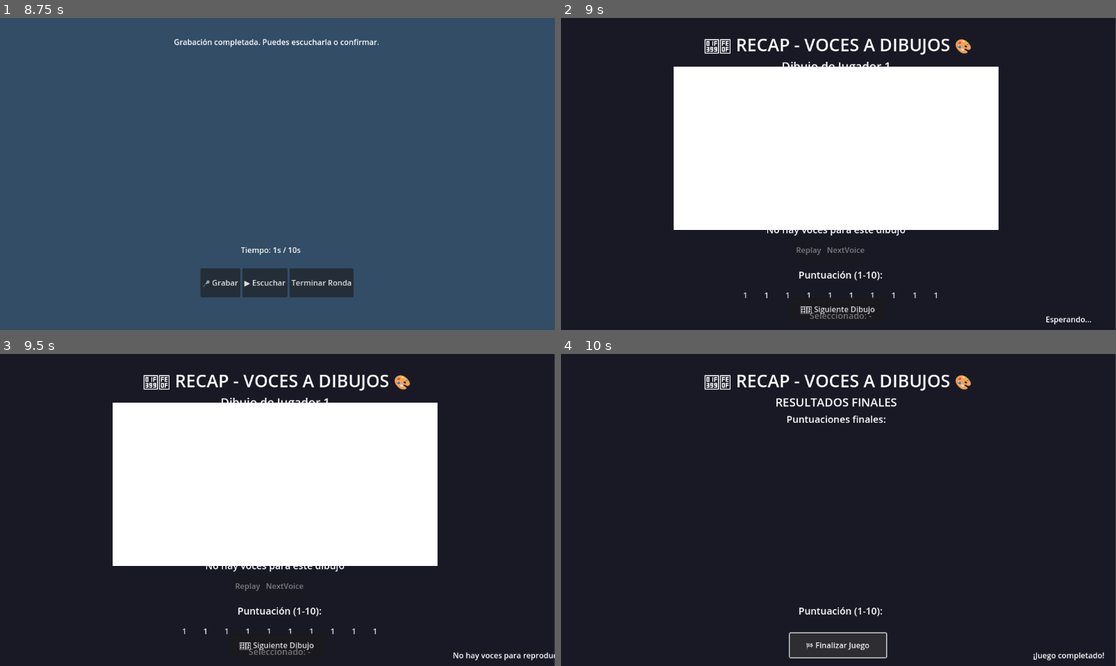
Above: before the commit, frames 1-4 (two rows, left to right).
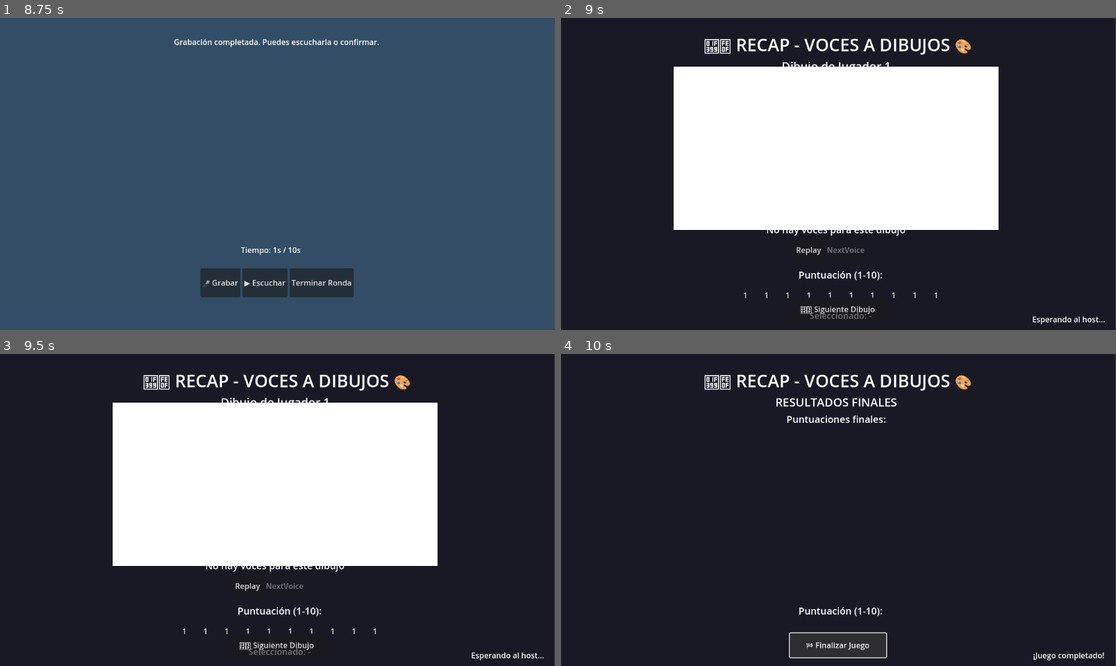
Above: after the commit, the same moments.

Repository: NHerreroo/VoiceActorGame
Game: Godot game, scene res://scenes/Main.tscn
The game is run twice, just before and just after one commit, with the same random seed, the same clock (stepped at 60 frames per second) and the same inputs.
Inputs:
- Up to frame 1 (8.75 s): click "Default" at 0.5 s; click "Test" at 1.25 s; click "Default" at 2 s; click "Test" at 2.75 s; click "Default" at 3.5 s; click "Test" at 4.25 s; click "Host Game" at 5 s; click "Start" at 5.75 s; click "Finish" at 6.5 s; click "🎤 Grabar" at 7.25 s; click "⏹️ Parar" at 8 s
- Up to frame 2 (9 s): click "Terminar Ronda" at 8.75 s
- Up to frame 3 (9.5 s): no input
- Up to frame 4 (10 s): click "⏭️ Siguiente Dibujo" at 9.5 s

Frame 1 is identical in both runs. In frame 2, 0.2% of the frame differs, in the area x 42-98%, y 73-99%; in frame 3, 0.3%, in the area x 42-100%, y 73-99%; in frame 4, nothing differs.

Commit message:
Sync imagenes

Diff:
--- a/autoload/GameManager.gd
+++ b/autoload/GameManager.gd
@@ -9,8 +9,6 @@
 
 var finished_players := []
 var drawings_submitted := []  # IDs de jugadores que ya enviaron dibujos
-
-# Nueva variable para la ronda de voz
 var voice_finished_players := []  # IDs de jugadores que terminaron la ronda de voz
 
 var players := {}      # peer_id -> name
@@ -21,17 +19,48 @@
 var current_drawing_index := 0
 var drawings_to_record := []  # IDs de los dibujos que este jugador debe grabar
 
+# NUEVO: Variables para sincronizar el Recap
+var recap_current_drawing_index := 0
+var recap_drawing_ids := []  # Orden de los dibujos en el Recap
+
 func reset_game():
 	drawings.clear()
 	voices.clear()
 	drawings_submitted.clear()
-	voice_finished_players.clear()  # AÑADIDO
+	voice_finished_players.clear()
 	current_drawing_index = 0
 	drawings_to_record.clear()
 
-func reset_voice_phase():  # NUEVA FUNCIÓN
+	# Resetear variables del Recap
+	recap_current_drawing_index = 0
+	recap_drawing_ids.clear()
+
+func reset_voice_phase():
 	voice_finished_players.clear()
 	current_drawing_index = 0
+
+# NUEVA: Inicializar el orden de los dibujos en el Recap
+func setup_recap():
+	recap_drawing_ids = drawings.keys()
+	recap_current_drawing_index = 0
+	print("Recap configurado con ", recap_drawing_ids.size(), " dibujos")
+
+# NUEVA: Obtener el dibujo actual del Recap
+func get_current_recap_drawing_id() -> int:
+	if recap_drawing_ids.size() == 0:
+		return -1
+	if recap_current_drawing_index >= recap_drawing_ids.size():
+		return -1
+	return recap_drawing_ids[recap_current_drawing_index]
+
+# NUEVA: Avanzar al siguiente dibujo en el Recap
+func next_recap_drawing() -> bool:
+	recap_current_drawing_index += 1
+	return recap_current_drawing_index < recap_drawing_ids.size()
+
+# NUEVA: Verificar si hay más dibujos en el Recap
+func has_more_recap_drawings() -> bool:
+	return recap_current_drawing_index < recap_drawing_ids.size()
 
 # Guardar dibujo localmente
 func save_local_drawing(image_data: PackedByteArray):
@@ -73,8 +102,6 @@
 func has_more_drawings() -> bool:
 	return current_drawing_index < drawings_to_record.size()
 
-# En GameManager.gd, añade estas funciones:
-
 # Guardar audio localmente
 func save_local_voice(drawing_id: int, audio_data: PackedByteArray):
 	voices[drawing_id] = audio_data
@@ -93,12 +120,3 @@
 
 func get_voices_for_drawing(drawing_id: int) -> Array:
 	return voice_assignments.get(drawing_id, [])
-
-# En la función submit_voice (en voice_round.gd), añadir:
-func submit_voice(drawing_id: int, sender_id: int, audio_data: PackedByteArray):
-	if not GameManager.is_host:
-		return
-
-	print("HOST: Recibida voz para dibujo ", drawing_id, " de jugador ", sender_id)
-	GameManager.voices[drawing_id] = audio_data
-	GameManager.add_voice_assignment(drawing_id, sender_id)  # AÑADE ESTA LÍNEA
--- a/scripts/recap.gd
+++ b/scripts/recap.gd
@@ -1,3 +1,4 @@
+# FILE: scripts/recap.gd
 extends Control
 
 @onready var title_label: Label = $TitleLabel
@@ -12,13 +13,12 @@
 @onready var audio_player: AudioStreamPlayer = $AudioStreamPlayer
 @onready var status_label: Label = $StatusLabel
 
-var current_drawing_index := 0
 var current_voice_index := 0
-var drawing_ids := []
 var voice_ratings := {}  # drawing_id -> {voice_owner_id -> rating}
 var player_ratings := {} # voice_owner_id -> total_score
 var current_rating := 0
 var voice_players_for_current_drawing := []
+var waiting_for_host := false
 
 func _ready():
 	print("Recap cargado - Esperando nodos...")
@@ -27,12 +27,10 @@
 	await get_tree().process_frame
 
 	# Inicializar estructuras
-	drawing_ids = GameManager.drawings.keys()
 	voice_ratings.clear()
 	player_ratings.clear()
 
-	print("Total de dibujos: ", drawing_ids.size())
-	print("Dibujos disponibles: ", drawing_ids)
+	print("Esperando configuración del host...")
 
 	# Mostrar controles de host si es necesario
 	next_drawing_button.visible = GameManager.is_host
@@ -40,15 +38,15 @@
 	# Configurar botones de rating
 	setup_rating_buttons()
 
-	# Iniciar con el primer dibujo
-	if drawing_ids.size() > 0:
-		show_drawing(0)
-		# Reproducir automáticamente la primera voz
-		await get_tree().create_timer(0.5).timeout
-		play_current_voice()
-	else:
-		status_label.text = "No hay dibujos para mostrar"
-		current_drawing_info.text = "No hay datos"
+	# Si es el host, inicializar el Recap
+	if GameManager.is_host:
+		GameManager.setup_recap()
+		# Mostrar el primer dibujo a todos los jugadores
+		show_current_drawing_to_all()
+
+	# Esperar instrucciones del host
+	status_label.text = "Esperando al host..."
+	waiting_for_host = true
 
 func setup_rating_buttons():
 	for i in range(1, 11):
@@ -56,16 +54,17 @@
 		if button:
 			button.pressed.connect(_on_rating_button_pressed.bind(i))
 
-func show_drawing(drawing_idx: int):
-	if drawing_idx >= drawing_ids.size():
-		status_label.text = "¡Todos los dibujos revisados!"
-		return
-
-	current_drawing_index = drawing_idx
+# NUEVO: Función para mostrar el dibujo actual (llamada por RPC)
+func show_current_drawing():
+	var drawing_id = GameManager.get_current_recap_drawing_id()
+
+	if drawing_id == -1:
+		status_label.text = "No hay dibujos para mostrar"
+		current_drawing_info.text = "No hay datos"
+		return
+
 	current_voice_index = 0
 	current_rating = 0
-
-	var drawing_id = drawing_ids[drawing_idx]
 
 	print("Mostrando dibujo de jugador ", drawing_id)
 
@@ -82,9 +81,9 @@
 		if error == OK:
 			var texture = ImageTexture.create_from_image(image)
 
-			# Verificar que drawing_texture existe
 			if drawing_texture:
 				drawing_texture.texture = texture
+				drawing_texture.visible = true
 				print("Textura asignada correctamente")
 			else:
 				print("ERROR: drawing_texture es null")
@@ -95,14 +94,58 @@
 		print("No hay datos de imagen para el dibujo ", drawing_id)
 		status_label.text = "No hay imagen disponible"
 
-	# Obtener lista de jugadores que grabaron voz para este dibujo
+	# Actualizar lista de jugadores que grabaron voz
 	update_voice_players_for_current_drawing()
 
 	# Mostrar la primera voz para este dibujo
 	show_current_voice()
 
+	# Habilitar botones
+	replay_button.disabled = false
+	waiting_for_host = false
+	status_label.text = "Mostrando dibujo actual"
+
+# NUEVO: Función para que el host muestre el dibujo a todos
+func show_current_drawing_to_all():
+	if not GameManager.is_host:
+		return
+
+	var drawing_id = GameManager.get_current_recap_drawing_id()
+	if drawing_id != -1:
+		# Enviar a todos los jugadores
+		rpc("show_drawing_rpc", drawing_id)
+		# Mostrar localmente también
+		show_current_drawing()
+
+@rpc("any_peer", "call_local")
+func show_drawing_rpc(drawing_id: int):
+	# Verificar que tenemos este dibujo
+	if GameManager.drawings.has(drawing_id):
+		# Mostrar el dibujo
+		var image_data = GameManager.drawings.get(drawing_id)
+		if image_data and image_data.size() > 0:
+			var image = Image.new()
+			var error = image.load_png_from_buffer(image_data)
+
+			if error == OK:
+				var texture = ImageTexture.create_from_image(image)
+				drawing_texture.texture = texture
+				drawing_texture.visible = true
+
+				current_drawing_info.text = "Dibujo de Jugador " + str(drawing_id)
+
+				# Actualizar UI
+				update_voice_players_for_current_drawing()
+				show_current_voice()
+
+				waiting_for_host = false
+				status_label.text = "Mostrando dibujo actual"
+
 func update_voice_players_for_current_drawing():
-	var drawing_id = drawing_ids[current_drawing_index]
+	var drawing_id = GameManager.get_current_recap_drawing_id()
+	if drawing_id == -1:
+		return
+
 	voice_players_for_current_drawing.clear()
 
 	# Obtener todos los jugadores
@@ -111,8 +154,7 @@
 
 	for player_id in all_players:
 		if player_id != drawing_id:  # Excluir al autor del dibujo
-			# En un sistema más completo, aquí verificarías si este jugador
-			# realmente grabó voz para este dibujo específico
+			# Para simplificar, asumimos que todos los otros jugadores grabaron voz
 			voice_players_for_current_drawing.append(player_id)
 
 	print("Voces disponibles para dibujo ", drawing_id, ": ", voice_players_for_current_drawing)
@@ -129,10 +171,11 @@
 		voice_info_label.text = "Voz de Jugador " + str(voice_player_id)
 
 		# Actualizar estado de botones
+		replay_button.disabled = false
 		next_voice_button.disabled = (current_voice_index >= voice_players_for_current_drawing.size() - 1)
 
 		# Verificar si ya hay un rating para esta voz
-		var drawing_id = drawing_ids[current_drawing_index]
+		var drawing_id = GameManager.get_current_recap_drawing_id()
 		var existing_rating = voice_ratings.get(drawing_id, {}).get(voice_player_id, 0)
 
 		if existing_rating > 0:
@@ -160,10 +203,9 @@
 	if audio_player.playing:
 		audio_player.stop()
 
-	var drawing_id = drawing_ids[current_drawing_index]
-
-	# NOTA: En el sistema actual, todas las voces se guardan con la clave del drawing_id
-	# Necesitaríamos modificar el sistema para guardar voz por (drawing_id, voice_owner_id)
+	var drawing_id = GameManager.get_current_recap_drawing_id()
+
+	# En el sistema actual, las voces se guardan con la clave del drawing_id
 	var voice_data = GameManager.voices.get(drawing_id)
 
 	if voice_data and voice_data.size() > 0:
@@ -222,7 +264,7 @@
 
 func save_current_rating():
 	if current_rating > 0 and current_voice_index < voice_players_for_current_drawing.size():
-		var drawing_id = drawing_ids[current_drawing_index]
+		var drawing_id = GameManager.get_current_recap_drawing_id()
 		var voice_player_id = voice_players_for_current_drawing[current_voice_index]
 
 		# Inicializar estructura si no existe
@@ -239,6 +281,7 @@
 
 		print("Rating guardado: ", current_rating, " para voz de jugador ", voice_player_id)
 
+# MODIFICADO: Ahora el host controla el cambio de dibujo
 func _on_next_drawing_button_pressed():
 	if not GameManager.is_host:
 		return
@@ -246,25 +289,28 @@
 	# Guardar rating actual
 	save_current_rating()
 
-	# Pasar al siguiente dibujo
-	current_drawing_index += 1
-
-	if current_drawing_index < drawing_ids.size():
-		show_drawing(current_drawing_index)
-		# Reproducir automáticamente la primera voz
-		await get_tree().create_timer(0.5).timeout
-		play_current_voice()
+	# Avanzar al siguiente dibujo
+	if GameManager.next_recap_drawing():
+		# Mostrar el nuevo dibujo a todos los jugadores
+		show_current_drawing_to_all()
 	else:
 		# Todos los dibujos revisados, mostrar resultados
-		show_final_results()
-
-func show_final_results():
+		show_final_results_to_all()
+
+# NUEVO: Mostrar resultados finales a todos
+func show_final_results_to_all():
+	if not GameManager.is_host:
+		return
+
+	# Enviar a todos los jugadores
+	rpc("show_final_results_rpc")
+	# Mostrar localmente también
+	show_final_results()
+
+@rpc("any_peer", "call_local")
+func show_final_results_rpc():
 	status_label.text = "¡Juego completado!"
 	current_drawing_info.text = "RESULTADOS FINALES"
-	voice_info_label.text = ""
-
-	if drawing_texture:
-		drawing_texture.visible = false
 
 	# Mostrar puntuaciones
 	var results_text = "Puntuaciones finales:\n\n"
@@ -274,6 +320,36 @@
 
 	voice_info_label.text = results_text
 
+	# Ocultar elementos no necesarios
+	if drawing_texture:
+		drawing_texture.visible = false
+	replay_button.visible = false
+	next_voice_button.visible = false
+	rating_buttons_container.visible = false
+	selected_rating_label.visible = false
+
+	# Si es host, cambiar el botón
+	if GameManager.is_host:
+		next_drawing_button.text = "🏁 Finalizar Juego"
+		next_drawing_button.pressed.disconnect(_on_next_drawing_button_pressed)
+		next_drawing_button.pressed.connect(_on_finalize_game)
+
+func show_final_results():
+	status_label.text = "¡Juego completado!"
+	current_drawing_info.text = "RESULTADOS FINALES"
+	voice_info_label.text = ""
+
+	if drawing_texture:
+		drawing_texture.visible = false
+
+	# Mostrar puntuaciones
+	var results_text = "Puntuaciones finales:\n\n"
+	for player_id in player_ratings.keys():
+		var player_name = GameManager.players.get(player_id, "Jugador " + str(player_id))
+		results_text += player_name + ": " + str(player_ratings[player_id]) + " puntos\n"
+
+	voice_info_label.text = results_text
+
 	# Ocultar botones no necesarios
 	replay_button.visible = false
 	next_voice_button.visible = false
--- a/scripts/voice_round.gd
+++ b/scripts/voice_round.gd
@@ -259,6 +259,10 @@
 func check_if_all_finished_voice():
 	if GameManager.voice_finished_players.size() >= get_total_players():
 		print("TODOS TERMINARON LA RONDA DE VOZ")
+
+		# Configurar el Recap antes de enviar a todos
+		GameManager.setup_recap()
+
 		# Enviar a todos los jugadores al recap
 		rpc("start_recap")
 
